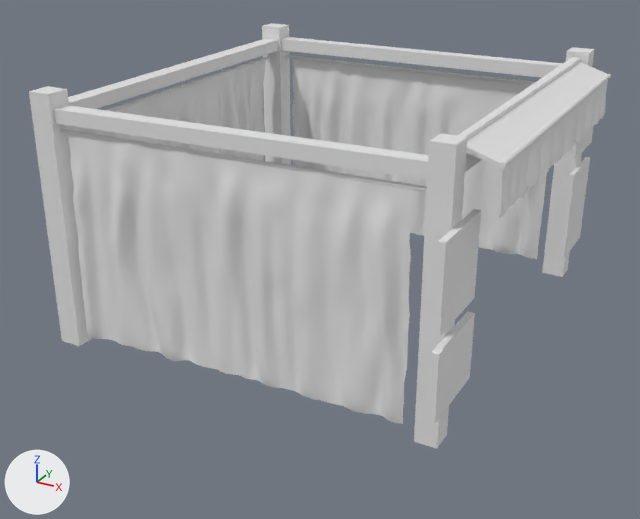
What one commit did to the FBX model Assets/3D Models/ducks/puestoP.fbx.
Before and after are seen from a 50 mm lens placed at (9.87, 6.05, 8.75), pointed at (1.54, 21.18, 1.18). The lights are fixed; the arrows at lower left show +X, +Y and +Z. Where no turn or scale is listed for an object, it has been applied to the vertices.

In view in the first picture: 'barraMetal', 'cartel1', 'cartel2', 'cartel4', 'cortina1', 'cortina2', 'cortina3', 'cortinaF', 'soporteMadera', 'soportes', 'soportesVerticales', 'vigasHorizontales'.
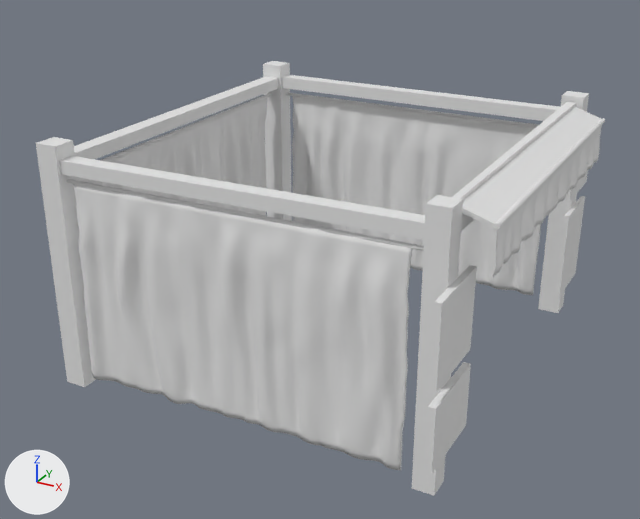
Pixel boxes [x1, y1, x2, y2] of what changed, in the pictures (640 x 519 px):
```json
{"object": "cortina3", "change": "reshaped, moved", "before": [68, 134, 414, 424], "after": [73, 96, 602, 470], "on screen": "53% wider, 29% taller"}
{"object": "vigasHorizontales", "change": "moved", "before": [53, 37, 563, 180], "after": [59, 75, 560, 240]}
{"object": "soportesVerticales", "change": "moved", "before": [29, 23, 595, 449], "after": [36, 61, 589, 496]}
{"object": "cortina2", "change": "deleted", "before": [292, 59, 547, 259]}
{"object": "soporteMadera", "change": "moved", "before": [466, 62, 607, 166], "after": [462, 107, 601, 227]}
{"object": "cortina1", "change": "deleted", "before": [71, 60, 266, 161]}
{"object": "cartel1", "change": "moved", "before": [433, 209, 481, 337], "after": [429, 265, 477, 392]}
{"object": "soportes", "change": "moved", "before": [61, 55, 535, 192], "after": [67, 92, 539, 251]}
{"object": "cartel2", "change": "moved", "before": [427, 311, 475, 424], "after": [424, 362, 471, 474]}
{"object": "cortinaF", "change": "deleted", "before": [499, 80, 608, 218]}
{"object": "cartel4", "change": "moved", "before": [559, 157, 590, 259], "after": [555, 196, 585, 297]}
{"object": "barraMetal", "change": "moved", "before": [499, 73, 611, 169], "after": [494, 118, 605, 230]}
{"part": 1, "of": "me_plane_003", "change": "added", "after": [77, 98, 267, 216]}
{"part": 2, "of": "me_plane_003", "change": "added", "after": [292, 96, 541, 295]}
{"part": 3, "of": "me_plane_003", "change": "added", "after": [493, 125, 602, 277]}
{"part": 4, "of": "me_plane_003", "change": "added", "after": [129, 193, 412, 461]}
```

Edits to the scene script, one JSON object a line:
```json
{"op": "add", "block": "mat_cortina", "code": ["mat_cortina = principled_material('cortina')", "mat_cortina.base_color = (0.8, 0.8, 0.8)  # white #e7e7e7"]}
{"block": "me_plane_003", "where": "# used by ob_cortina3; location = (1.6, 17.76, 2.26)"}
{"op": "remove", "block": "me_plane_003", "code": "me_plane_003.from_pydata(...)  # 4257 vertices, 4096 faces; spans x -3.39..3.4, y -0.23..0.14, z -2.11..2.1"}
{"op": "add", "block": "me_plane_003", "code": "me_plane_003.from_pydata(...)  # 26712 vertices, 26704 faces; spans x -4.07..4.66, y -0.23..8.09, z -2.11..2.52"}
{"block": "me_plane_003", "change": "me_plane_003 part 1: a new loose piece of 8514 vertices spanning x -4.07..-3.75, y 0.37..7.55, z -2.11..2.11, in mat_cortina (white #e7e7e7)"}
{"block": "me_plane_003", "change": "me_plane_003 part 2: a new loose piece of 8514 vertices spanning x -3.39..3.39, y 7.8..8.09, z -2.11..2.1, in mat_cortina (white #e7e7e7)"}
{"block": "me_plane_003", "change": "me_plane_003 part 3: a new loose piece of 1170 vertices spanning x 4.51..4.66, y 0.55..7.54, z 1.66..2.52, in mat_cortina (white #e7e7e7)"}
{"block": "me_plane_003", "change": "me_plane_003 part 4: 4257 vertices added at x -3.39..3.4, y -0.21..0.17, z -2.11..2.1"}
{"op": "add", "block": "me_plane_003", "code": "me_plane_003.materials.append(mat_cortina)  # white #e7e7e7"}
{"op": "set", "path": "ob_cartel4.location", "old": "(4.13, 20.09, 0.96)", "new": "(4.13, 20.09, 0.0)"}
{"op": "set", "path": "ob_soportes.location", "old": "(1.63, 17.79, 4.36)", "new": "(1.63, 17.79, 3.4)"}
{"op": "remove", "block": "ob_cortinaf", "code": ["ob_cortinaf = bpy.data.objects.new('cortinaF', me_plane)", "ob_cortinaf.location = (6.19, 21.8, 4.36)"]}
{"op": "set", "path": "ob_soportemadera.location", "old": "(4.13, 20.09, 0.96)", "new": "(4.13, 20.09, 0.0)"}
{"op": "remove", "block": "ob_cortina2", "code": ["ob_cortina2 = bpy.data.objects.new('cortina2', me_plane_002)", "ob_cortina2.location = (1.6, 25.8, 2.26)"]}
{"op": "set", "path": "ob_soportesverticales.location", "old": "(4.13, 20.09, 0.96)", "new": "(4.13, 20.09, 0.0)"}
{"op": "set", "path": "ob_cortina3.location", "old": "(1.6, 17.76, 2.26)", "new": "(1.6, 17.76, 1.3)"}
{"op": "set", "path": "ob_cartel1.location", "old": "(4.13, 20.09, 0.86)", "new": "(4.13, 20.09, -0.1)"}
{"op": "set", "path": "ob_barrametal.location", "old": "(4.13, 20.09, 0.96)", "new": "(4.13, 20.09, 0.0)"}
{"op": "set", "path": "ob_cartel2.location", "old": "(4.13, 20.09, 0.96)", "new": "(4.13, 20.09, 0.0)"}
{"op": "remove", "block": "ob_cortina1", "code": ["ob_cortina1 = bpy.data.objects.new('cortina1', me_plane_001)", "ob_cortina1.location = (-2.26, 21.72, 2.26)"]}
{"op": "set", "path": "ob_vigashorizontales.location", "old": "(4.13, 20.09, 0.96)", "new": "(4.13, 20.09, 0.0)"}
```
